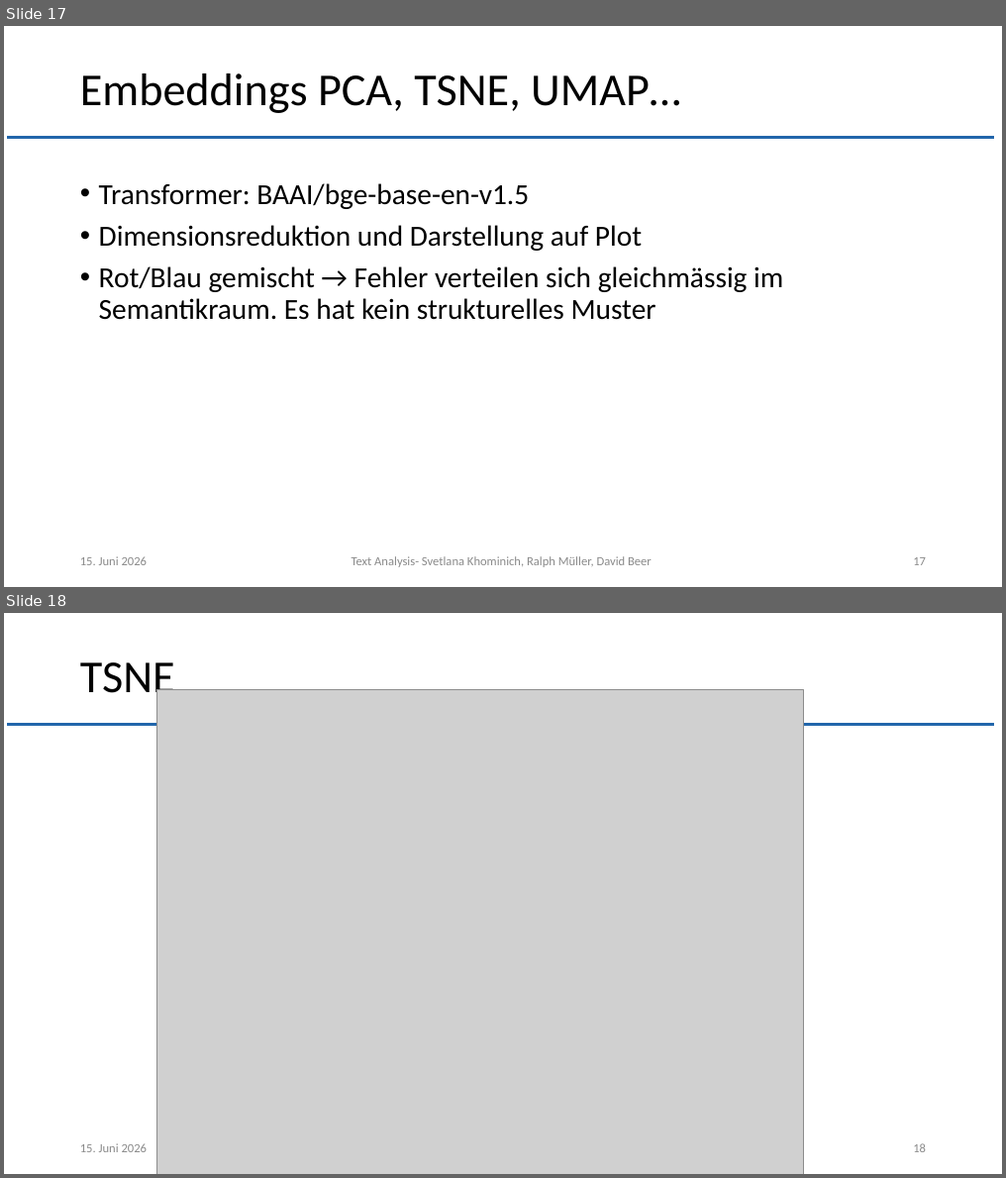
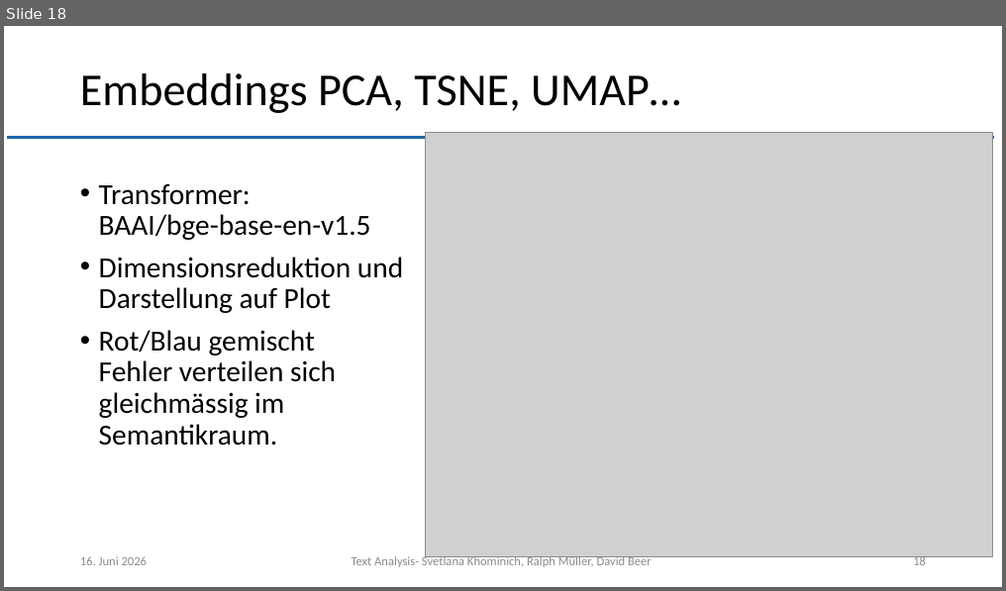
Before and after one commit to muellR/text_analysis, a slide deck: presentation/ln_text_analysis.pptx. Shown one above the other, each under a label of ours: slides 17 and 18 before the commit, slide 18 after it. The pictures are 1006x1178 and 1006x591 pixels, drawn with LibreOffice and Linux fonts; fonts in the diff are those of the drawing; grey boxes stand for pictures; background and template pictures are left out. Boxes give left, top, right and bottom in pixels: in the first picture for what was removed or moved away, otherwise in the second. Text is boxed around its words. In the diff, an @@ line names an element or a change of style, - is before the commit and + after.

```diff
--- a/presentation/ln_text_analysis.pptx
+++ b/presentation/ln_text_analysis.pptx
@@ slide 18 removed at (x1=4, y1=613, x2=1002, y2=1174), background #FFFFFF; not listed: 1 template element that a slide beside it also shows @@
@@ title removed at (x1=80, y1=663, x2=175, y2=703) @@
-TSNE
@@ picture removed at (x1=156, y1=689, x2=803, y2=1174) @@
@@ text removed at (x1=80, y1=1144, x2=148, y2=1153) @@
-15. Juni 2026
@@ page number removed at (x1=913, y1=1144, x2=926, y2=1153) @@
-18
@@ what was slide 17 is now slide 18 @@
@@ slide 18 changed as well @@
@@ picture added at (x1=426, y1=132, x2=992, y2=558) @@
@@ text at (x1=99, y1=330, x2=336, y2=446): text changed @@
-• Rot/Blau gemischt → Fehler verteilen sich gleichmässig im Semantikraum. Es hat kein strukturelles Muster
+• Rot/Blau gemischt
+  Fehler verteilen sich
+  gleichmässig im
+  Semantikraum.
@@ page number at (x1=913, y1=556, x2=926, y2=566): text changed @@
-17
+18
```
Also in this commit, not shown: 18 other slides changed, 3 other files.
